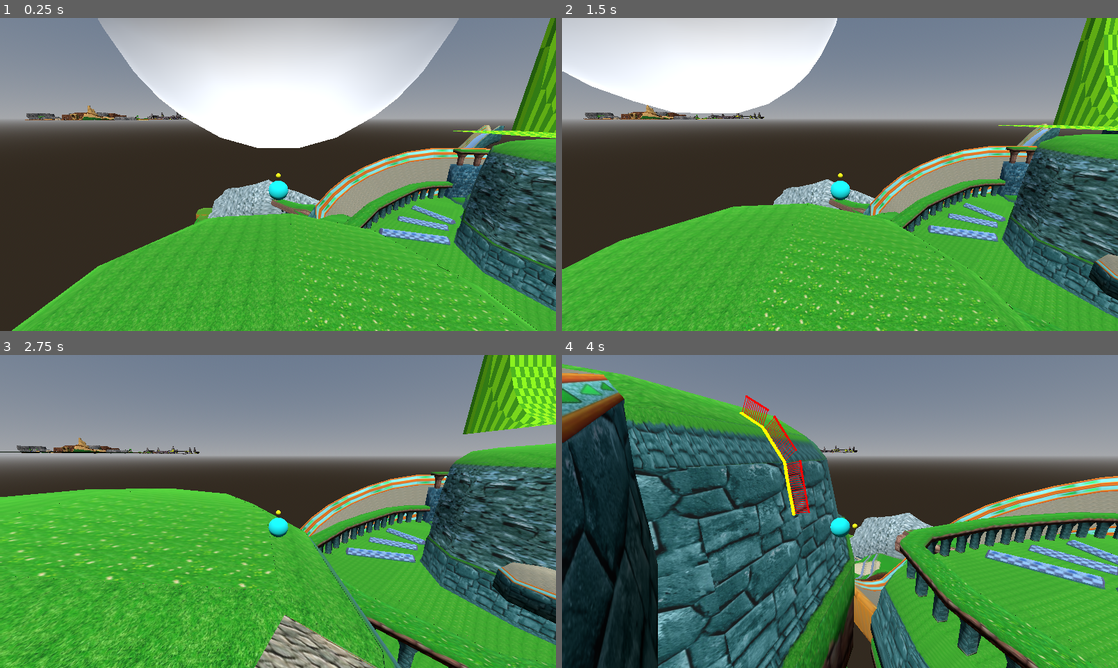
Above: before the commit, frames 1-4 (two rows, left to right).
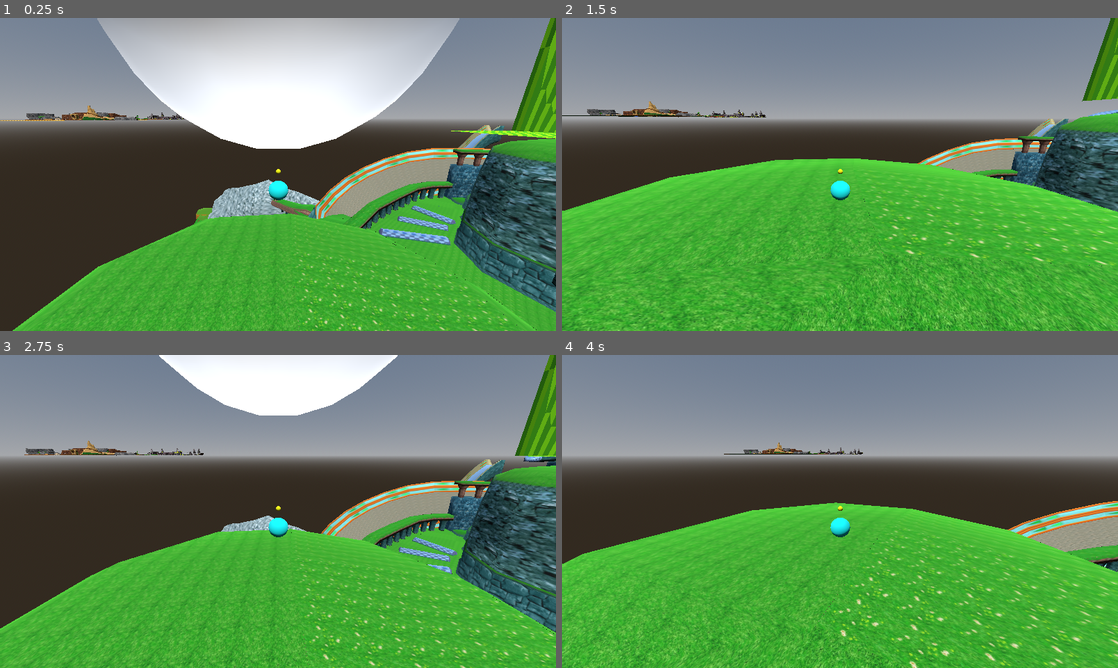
Above: after the commit, the same moments.

Repository: virattus/sonic-ringworlds-s1
Game: Godot game, scene res://scenes/SphereMovement/SphereMovement.tscn
The game is run twice, just before and just after one commit, with the same random seed, the same clock (stepped at 60 frames per second) and the same inputs.
Inputs (mouse positions are in pixels of both pictures, inside the frame that each line leads up to):
- Up to frame 1 (0.25 s): no input
- Up to frame 2 (1.5 s): tap Enter (Pause) at 0.5 s; move the mouse to (962, 158) at 0.52 s; hold D (Move_Right) 0.53-1.25 s; hold Space (Jump) 0.53-1.25 s; click (962, 158) at 0.67 s; drag from (728, 190) to (812, 237) at 1.27 s
- Up to frame 3 (2.75 s): move the mouse to (333, 442) at 2.02 s; hold D (Move_Right) from 2.03 s (still down); hold Space (Jump) from 2.03 s (still down); tap Down (Camera_Down) at 2.1 s
- Up to frame 4 (4 s): release D (Move_Right) at 2.75 s; release Space (Jump) at 2.75 s; drag from (812, 574) to (673, 464) at 2.77 s; move the mouse to (1006, 558) at 3.52 s; hold A (Move_Left) from 3.53 s (still down); hold Right (Camera_Right) from 3.53 s (still down); tap Space (Jump) at 3.77, 3.8 s

The runs differ from the first frame. In frame 1, 1.3% of the frame differs, in the area x 0-100%, y 0-100%; in frame 2, 44%; in frame 3, 44%; in frame 4, 59%, in the area x 0-100%, y 2-100%.

Commit message:
reworking testchar to use a state machine

Diff:
--- a/entities/Sonic/Sonic.tscn
+++ b/entities/Sonic/Sonic.tscn
@@ -112,13 +112,13 @@
 [node name="Skeleton3D" parent="CharacterMesh/SonicModel/Armature" index="0"]
 bones/1/position = Vector3(0, -0.334433, 3.08106)
 bones/1/rotation = Quaternion(2.58833e-08, 0.805835, 0.59214, 3.52242e-08)
-bones/2/position = Vector3(-4.64282, 2.74484e-07, 5.06356)
+bones/2/position = Vector3(-4.68253, 2.26034e-07, 4.87491)
 bones/2/rotation = Quaternion(0.118361, -0.815134, 0.537942, 0.179351)
-bones/3/position = Vector3(-2.48837, -0.75626, 1.19555)
+bones/3/position = Vector3(-2.4983, -0.75626, 1.03668)
 bones/3/rotation = Quaternion(-0.254187, -5.64409e-17, 0, 0.967155)
-bones/4/position = Vector3(5.09677, -0.822021, 4.6842)
+bones/4/position = Vector3(5.04713, -0.822021, 4.55512)
 bones/4/rotation = Quaternion(3.35483e-08, -0.641053, 0.767496, -2.80213e-08)
-bones/5/position = Vector3(2.5044, 0.420875, 0.811048)
+bones/5/position = Vector3(2.53419, 0.420875, 0.721688)
 bones/5/rotation = Quaternion(-0.0922079, -2.04743e-17, 0, 0.99574)
 bones/6/position = Vector3(0, 0.334433, 5.21777)
 bones/6/rotation = Quaternion(2.58833e-08, 0.805835, 0.59214, 3.52242e-08)
--- a/scenes/NewMovement3/MoveEntity/Fall.gd
+++ b/scenes/NewMovement3/MoveEntity/Fall.gd
@@ -15,7 +15,8 @@
 	var MoveCollision = owner.move_and_slide()
 
 	if MoveCollision:
-		ChangeState("Idle")
+		owner.GroundCollision = true
+		ChangeState("Move")
 		return
 
 	owner.velocity.y -= owner.GRAVITY * _delta
--- a/scenes/NewMovement3/MoveEntity/Idle.gd
+++ b/scenes/NewMovement3/MoveEntity/Idle.gd
@@ -13,15 +13,16 @@
 
 func Update(_delta: float) -> void:
 	var MoveCollision = owner.move_and_slide()
-	owner.apply_floor_snap()
 
-	if !MoveCollision:
+	if Input.is_action_just_pressed("Jump"):
+		owner.velocity += owner.up_direction * owner.JUMP_POWER
 		ChangeState("Fall")
 		return
 
-
-	if Input.is_action_just_pressed("Jump"):
-		owner.velocity += owner.up_direction * owner.JUMP_POWER
+	if MoveCollision:
+		owner.apply_floor_snap()
+	else:
+		owner.GroundCollision = false
 		ChangeState("Fall")
 		return
 
--- a/scenes/NewMovement3/MoveEntity/Move.gd
+++ b/scenes/NewMovement3/MoveEntity/Move.gd
@@ -14,7 +14,13 @@
 
 func Update(_delta: float) -> void:
 	var MoveCollision = owner.move_and_slide()
-	#owner.apply_floor_snap()
+	owner.apply_floor_snap()
+
+	if Input.is_action_just_pressed("Jump"):
+		owner.GroundCollision = false
+		owner.velocity += owner.up_direction * owner.JUMP_POWER
+		ChangeState("Fall")
+		return
 
 	if MoveCollision:
 		var Coll: KinematicCollision3D = owner.get_last_slide_collision()
@@ -34,8 +40,8 @@
 				pass
 
 
-
 	if !MoveCollision:
+		owner.GroundCollision = false
 		ChangeState("Fall")
 		return
 
@@ -48,7 +54,7 @@
 
 	var newInputVel = (MoveInput.y * CamForward) + (MoveInput.x * CamRight)
 
-	owner.velocity = newInputVel
+	owner.velocity += newInputVel
 
 	if MoveInput.length() <= 0.0:
 		ChangeState("Idle")
--- a/scenes/NewMovement3/MoveEntity/MoveEntity.gd
+++ b/scenes/NewMovement3/MoveEntity/MoveEntity.gd
@@ -1,17 +1,22 @@
 extends CharacterBody3D
 
 
+var GroundCollision := false
 
 @onready var GroundCast = $GroundCast
+
+@onready var UpIndicator = $UpIndicator
 
 const GRAVITY = 9.8
 const JUMP_POWER = 8.0
 
 
 func _ready() -> void:
-	pass
+	DebugMenu.AddMonitor(self, "GroundCollision")
 
 
 func _physics_process(delta: float) -> void:
 	if velocity.length() > 0.0:
 		$Mesh.look_at(global_position + velocity.normalized())
+
+	UpIndicator.position = up_direction
--- a/scenes/NewMovement3/MoveEntity/MoveEntity.tscn
+++ b/scenes/NewMovement3/MoveEntity/MoveEntity.tscn
@@ -1,13 +1,21 @@
-[gd_scene load_steps=12 format=3 uid="uid://bdcnl43p3kgbx"]
+[gd_scene load_steps=13 format=3 uid="uid://bdcnl43p3kgbx"]
 
 [ext_resource type="Script" path="res://scenes/NewMovement3/MoveEntity/MoveEntity.gd" id="1_lhd4y"]
 [ext_resource type="PackedScene" uid="uid://cga0gbap1aupl" path="res://entities/StateMachine/StateMachine.tscn" id="2_rvdq5"]
 [ext_resource type="Script" path="res://scenes/NewMovement3/MoveEntity/Idle.gd" id="3_bf1qo"]
 [ext_resource type="Script" path="res://scenes/NewMovement3/MoveEntity/Fall.gd" id="4_gqqod"]
-[ext_resource type="Script" path="res://scenes/NewMovement3/MoveEntity/Jump.gd" id="5_0dn8p"]
 [ext_resource type="Script" path="res://scenes/NewMovement3/MoveEntity/Move.gd" id="5_cko6e"]
 
 [sub_resource type="SphereShape3D" id="SphereShape3D_cdtjg"]
+
+[sub_resource type="StandardMaterial3D" id="StandardMaterial3D_7xqem"]
+transparency = 1
+albedo_color = Color(1, 1, 0, 0.498039)
+
+[sub_resource type="SphereMesh" id="SphereMesh_v2l4c"]
+material = SubResource("StandardMaterial3D_7xqem")
+radius = 0.2
+height = 0.4
 
 [sub_resource type="StandardMaterial3D" id="StandardMaterial3D_qvr6p"]
 albedo_color = Color(0, 0.290196, 1, 1)
@@ -32,6 +40,11 @@
 
 [node name="GroundCast" type="RayCast3D" parent="."]
 
+[node name="UpIndicator" type="MeshInstance3D" parent="."]
+transform = Transform3D(1, 0, 0, 0, 1, 0, 0, 0, 1, 0, 0.77894, 0)
+mesh = SubResource("SphereMesh_v2l4c")
+skeleton = NodePath("")
+
 [node name="Mesh" type="Node3D" parent="."]
 
 [node name="MeshInstance3D" type="MeshInstance3D" parent="Mesh"]
@@ -51,8 +64,5 @@
 [node name="Fall" type="Node" parent="StateMachine"]
 script = ExtResource("4_gqqod")
 
-[node name="Jump" type="Node" parent="StateMachine"]
-script = ExtResource("5_0dn8p")
-
 [node name="Move" type="Node" parent="StateMachine"]
 script = ExtResource("5_cko6e")
--- a/scenes/SphereMovement/CameraPivot.gd
+++ b/scenes/SphereMovement/CameraPivot.gd
@@ -5,6 +5,10 @@
 
 
 const ROTATION_AMOUNT = -1.0
+
+
+func _ready() -> void:
+	assert(target)
 
 
 func _physics_process(delta: float) -> void:
--- a/scenes/SphereMovement/SphereMovement.gd
+++ b/scenes/SphereMovement/SphereMovement.gd
@@ -8,7 +8,4 @@
 
 
 func _physics_process(delta: float) -> void:
-	if Player.Cam.global_basis != CamPivot.global_basis:
-		assert(false)
-
-	#Cam.look_at($TestChar.global_position)
+	pass
--- /dev/null
+++ b/scenes/SphereMovement/TestChar/Air.gd
@@ -0,0 +1,10 @@
+extends BasicState
+
+
+func ApplyGravity(_delta: float) -> void:
+	owner.velocity += Vector3.DOWN * (owner.GRAVITY * _delta)
+
+
+func ApplyDrag(_delta: float) -> void:
+	owner.velocity.x = lerp(owner.velocity.x, 0.0, owner.AIR_DRAG_MODIFIER * _delta)
+	owner.velocity.z = lerp(owner.velocity.z, 0.0, owner.AIR_DRAG_MODIFIER * _delta)
--- /dev/null
+++ b/scenes/SphereMovement/TestChar/Fall.gd
@@ -0,0 +1,23 @@
+extends "res://scenes/SphereMovement/TestChar/Air.gd"
+
+
+
+
+func Enter(_msg := {}) -> void:
+	owner.GroundCollision = false
+
+
+func Exit() -> void:
+	pass
+
+
+func Update(_delta: float) -> void:
+	var IsColliding = owner.move_and_slide()
+
+	ApplyGravity(_delta)
+
+	if IsColliding:
+		ChangeState("Idle")
+		return
+
+	ApplyDrag(_delta)
--- /dev/null
+++ b/scenes/SphereMovement/TestChar/Idle.gd
@@ -0,0 +1,29 @@
+extends BasicState
+
+
+
+func Enter(_msg := {}) -> void:
+	owner.GroundCollision = true
+	owner.velocity = Vector3.ZERO
+
+
+func Exit() -> void:
+	pass
+
+
+func Update(_delta: float) -> void:
+	var IsColliding = owner.move_and_slide()
+	owner.apply_floor_snap()
+
+
+	if Input.is_action_just_pressed("Jump"):
+		ChangeState("Jump")
+		return
+
+	if !IsColliding:
+		ChangeState("Fall")
+		return
+
+	if owner.GetInputVector().length() > 0.0:
+		ChangeState("Run")
+		return
--- /dev/null
+++ b/scenes/SphereMovement/TestChar/Jump.gd
@@ -0,0 +1,24 @@
+extends "res://scenes/SphereMovement/TestChar/Air.gd"
+
+
+
+
+func Enter(_msg := {}) -> void:
+	owner.GroundCollision = false
+	owner.velocity += owner.up_direction * owner.JUMP_POWER
+
+
+func Exit() -> void:
+	pass
+
+
+func Update(_delta: float) -> void:
+	var IsColliding = owner.move_and_slide()
+
+	ApplyGravity(_delta)
+
+	if IsColliding:
+		ChangeState("Idle")
+		return
+
+	ApplyDrag(_delta)
--- /dev/null
+++ b/scenes/SphereMovement/TestChar/Move.gd
@@ -0,0 +1 @@
+extends BasicState
--- /dev/null
+++ b/scenes/SphereMovement/TestChar/Run.gd
@@ -0,0 +1,29 @@
+extends "res://scenes/SphereMovement/TestChar/Move.gd"
+
+
+
+func Enter(_msg := {}) -> void:
+	pass
+
+
+func Exit() -> void:
+	pass
+
+
+func Update(_delta: float) -> void:
+	var IsColliding = owner.move_and_slide()
+	owner.apply_floor_snap()
+
+
+	if Input.is_action_just_pressed("Jump"):
+		ChangeState("Jump")
+		return
+
+
+	var newVel = owner.GetInputVector()
+
+	if newVel.length() <= 0.0:
+		ChangeState("Idle")
+		return
+
+	owner.velocity += newVel * _delta * 20.0
--- a/scenes/SphereMovement/TestChar/TestChar.gd
+++ b/scenes/SphereMovement/TestChar/TestChar.gd
@@ -5,9 +5,14 @@
 
 var GroundCollision := false
 
-@onready var GroundBall = $GroundBallPivot/GroundBall
+@onready var UpIndicator = $UpIndicator
+
+const GRAVITY = 9.8
 
 const AIR_UP_VEC_SLERP = 1.0
+const AIR_DRAG_MODIFIER = 0.5
+
+const JUMP_POWER = 10.0
 
 const COLLISION_INDICATOR = preload("res://entities/Collision/Collision.tscn")
 
@@ -15,14 +20,19 @@
 
 func _ready() -> void:
 	DebugMenu.AddMonitor(self, "up_direction")
+	DebugMenu.AddMonitor(self, "GroundCollision")
 
 
 func _physics_process(delta: float) -> void:
+	UpIndicator.position = up_direction
+
+
+func old_physics(delta: float) -> void:
 	move_and_slide()
 	if GroundCollision:
 		apply_floor_snap()
 
-	GroundBall.look_at(up_direction)
+	UpIndicator.position = up_direction
 
 	var speed = velocity.length()
 
@@ -107,3 +117,20 @@
 	_transform.basis.x = -_transform.basis.z.cross(newY)
 	_transform.basis = _transform.basis.orthonormalized()
 	return _transform
+
+
+func GetInputVector() -> Vector3:
+	var playerInput = Input.get_vector("Move_Left", "Move_Right", "Move_Forward", "Move_Backward")
+
+	var CameraForward = (Cam.basis.z * Vector3(1, 0, 1)).normalized()
+	var CameraRight = (Cam.basis.x * Vector3(1, 0, 1)).normalized()
+
+	var newInput = (CameraForward * playerInput.y) + (CameraRight * playerInput.x)
+
+	var newVelocity = (Quaternion(Vector3.UP, up_direction)) * newInput
+
+	#newVelocity.y = 0.0
+
+	#print(newVelocity)
+
+	return newVelocity
--- a/scenes/SphereMovement/TestChar/TestChar.tscn
+++ b/scenes/SphereMovement/TestChar/TestChar.tscn
@@ -1,13 +1,16 @@
-[gd_scene load_steps=7 format=3 uid="uid://jgp1lkva5q0v"]
+[gd_scene load_steps=12 format=3 uid="uid://jgp1lkva5q0v"]
 
 [ext_resource type="Script" path="res://scenes/SphereMovement/TestChar/TestChar.gd" id="1_40pk5"]
+[ext_resource type="Script" path="res://entities/StateMachine/StateMachine.gd" id="2_13hrd"]
+[ext_resource type="Script" path="res://scenes/SphereMovement/TestChar/Idle.gd" id="3_cs10v"]
+[ext_resource type="Script" path="res://scenes/SphereMovement/TestChar/Run.gd" id="4_mtlid"]
+[ext_resource type="Script" path="res://scenes/SphereMovement/TestChar/Jump.gd" id="5_fv3w0"]
+[ext_resource type="Script" path="res://scenes/SphereMovement/TestChar/Fall.gd" id="6_72jmw"]
 
 [sub_resource type="SphereMesh" id="SphereMesh_ygfr0"]
 
 [sub_resource type="StandardMaterial3D" id="StandardMaterial3D_6ls5x"]
 albedo_color = Color(0, 1, 1, 1)
-
-[sub_resource type="SphereShape3D" id="SphereShape3D_5qwfu"]
 
 [sub_resource type="SphereMesh" id="SphereMesh_34iv2"]
 radius = 0.125
@@ -17,6 +20,8 @@
 transparency = 1
 albedo_color = Color(1, 1, 0, 1)
 
+[sub_resource type="SphereShape3D" id="SphereShape3D_5qwfu"]
+
 [node name="TestChar" type="CharacterBody3D"]
 floor_snap_length = 1.0
 script = ExtResource("1_40pk5")
@@ -25,15 +30,28 @@
 mesh = SubResource("SphereMesh_ygfr0")
 surface_material_override/0 = SubResource("StandardMaterial3D_6ls5x")
 
+[node name="UpIndicator" type="MeshInstance3D" parent="."]
+transform = Transform3D(1, 0, 0, 0, 1, 0, 0, 0, 1, 0, 0.777671, 0)
+mesh = SubResource("SphereMesh_34iv2")
+surface_material_override/0 = SubResource("StandardMaterial3D_le1cr")
+
 [node name="CollisionShape3D" type="CollisionShape3D" parent="."]
 shape = SubResource("SphereShape3D_5qwfu")
 
 [node name="RayCast3D" type="RayCast3D" parent="."]
 
-[node name="GroundBallPivot" type="Node3D" parent="."]
+[node name="StateMachine" type="Node" parent="." node_paths=PackedStringArray("ActiveState")]
+script = ExtResource("2_13hrd")
+ActiveState = NodePath("Idle")
 
-[node name="GroundBall" type="MeshInstance3D" parent="GroundBallPivot"]
-transform = Transform3D(1, 0, 0, 0, 1, 0, 0, 0, 1, 0, 0.777671, 0)
-mesh = SubResource("SphereMesh_34iv2")
-skeleton = NodePath("../..")
-surface_material_override/0 = SubResource("StandardMaterial3D_le1cr")
+[node name="Idle" type="Node" parent="StateMachine"]
+script = ExtResource("3_cs10v")
+
+[node name="Run" type="Node" parent="StateMachine"]
+script = ExtResource("4_mtlid")
+
+[node name="Jump" type="Node" parent="StateMachine"]
+script = ExtResource("5_fv3w0")
+
+[node name="Fall" type="Node" parent="StateMachine"]
+script = ExtResource("6_72jmw")
